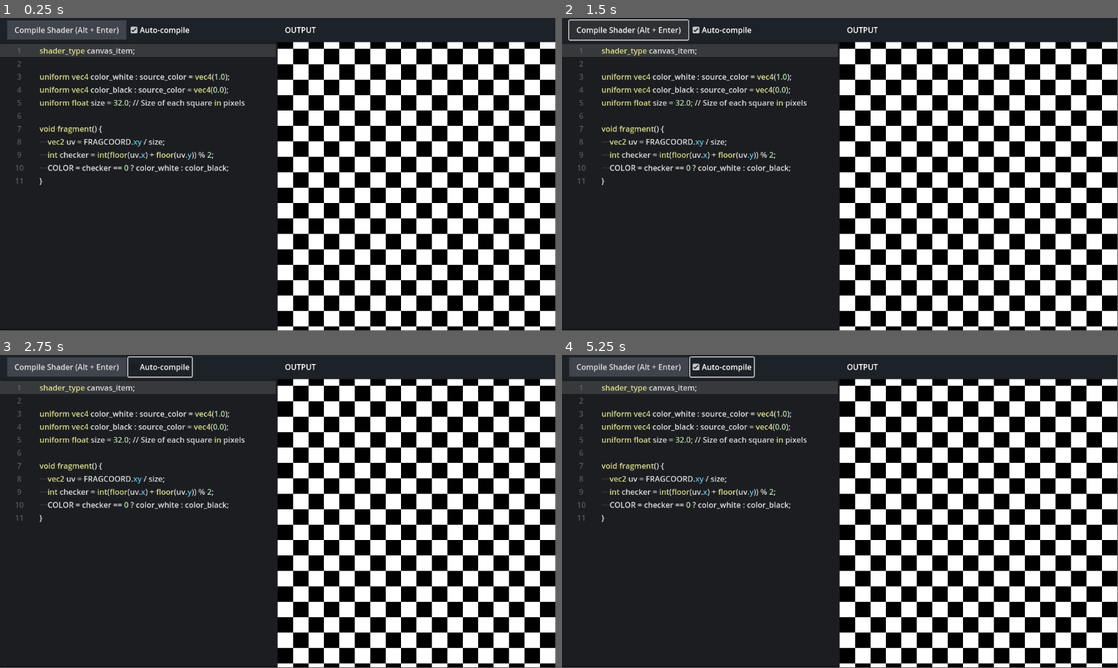
Above: before the commit, frames 1-4 (two rows, left to right).
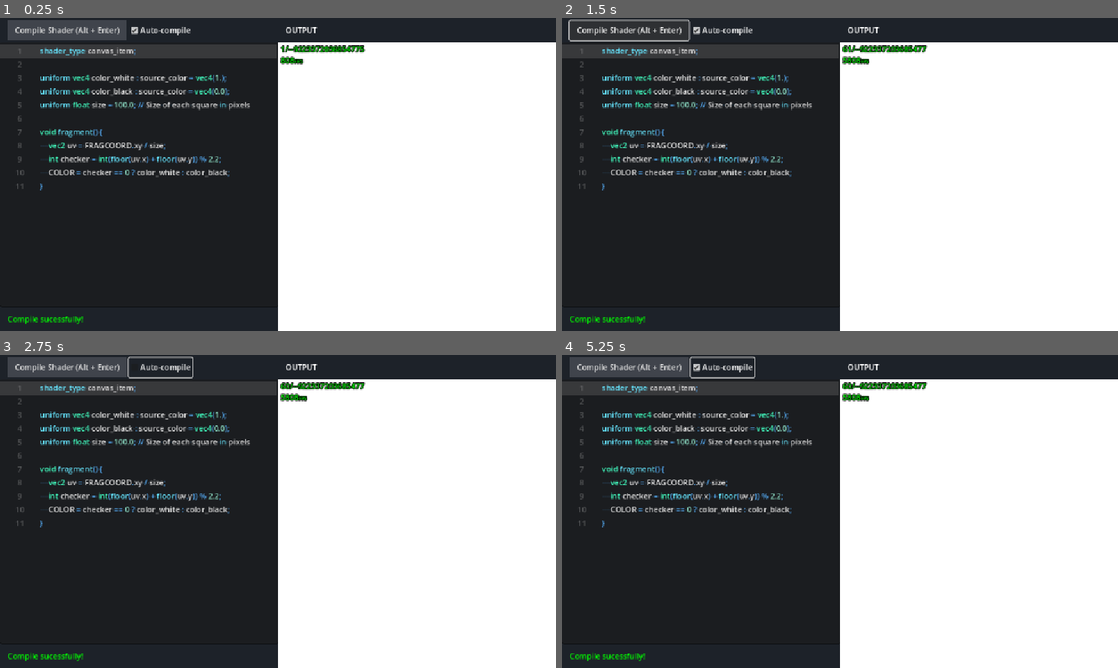
Above: after the commit, the same moments.

Repository: VitSoonYoung/godot-web-shader-editor
Game: Godot game, scene res://control.tscn
Same seed, same stepped clock (60 frames per second), same inputs: the game is played once before the commit and once after it.
Inputs:
- Up to frame 1 (0.25 s): no input
- Up to frame 2 (1.5 s): click "Compile Shader (Alt + Enter)" at 0.5 s; click "Compile Shader (Alt + Enter)" at 1.25 s
- Up to frame 3 (2.75 s): click "Auto-compile" at 2 s
- Up to frame 4 (5.25 s): click "Auto-compile" at 2.75 s; click "Compile Shader (Alt + Enter)" at 3.5 s; click "Auto-compile" at 4.25 s; tap Enter at 5 s
In our replay, the window is 799x449 before the commit and 800x450 after it. These sizes can differ from the game's own. Grey fills any space a smaller window leaves; there, only what the larger window draws over its background counts as a difference.

The runs differ from the first frame. In frame 1, 29% of the frame differs, in the area x 0-100%, y 0-100%; in frame 2, 30%; in frame 3, 30%; in frame 4, 30%.

Commit message:
Add compilation error message, FPS, update syntax colors

Diff:
--- /dev/null
+++ b/Modules/FPS Counter/fps_counter.gd
@@ -0,0 +1,25 @@
+extends RichTextLabel
+
+const UPDATE_INTERVAL: float = 0.1
+const THRESHOLD_WARNING: float = 0.8 # Ratio of target FPS
+const THRESHOLD_DANGER: float = 0.3
+
+var time_passed: float = 0.0
+var fps: float = 0.
+
+
+func _process(delta: float) -> void:
+	time_passed += delta
+
+	if time_passed >= UPDATE_INTERVAL:
+		fps = Engine.get_frames_per_second()
+		text = "%d/%d[font_size=10]FPS[/font_size]" % [fps, DisplayServer.screen_get_refresh_rate()]
+
+		if fps < THRESHOLD_DANGER * DisplayServer.screen_get_refresh_rate():
+			self_modulate = Color.RED
+		elif fps < THRESHOLD_WARNING * DisplayServer.screen_get_refresh_rate():
+			self_modulate = Color.YELLOW
+		else:
+			self_modulate = Color.GREEN
+
+		time_passed = 0.0
--- /dev/null
+++ b/Modules/FPS Counter/fps_counter.tscn
@@ -0,0 +1,14 @@
+[gd_scene load_steps=2 format=3 uid="uid://c7cqs1wtd6h8i"]
+
+[ext_resource type="Script" uid="uid://c63uvy463k16" path="res://Modules/FPS Counter/fps_counter.gd" id="1_ejy7n"]
+
+[node name="Label" type="RichTextLabel"]
+anchors_preset = 15
+anchor_right = 1.0
+anchor_bottom = 1.0
+grow_horizontal = 2
+grow_vertical = 2
+theme_override_constants/outline_size = 6
+bbcode_enabled = true
+text = "? FPS"
+script = ExtResource("1_ejy7n")
--- a/control.gd
+++ b/control.gd
@@ -1,22 +1,57 @@
 extends Control
+
+const GODOT_LOG_PATH := "user://logs/godot.log"
+const MESSAGE_FINISHED_COMPILING := "Compile sucessfully!"
+const MESSAGE_SHADER_ERROR := "SHADER ERROR: "
+const MESSAGE_LINE_HEIGHT := 23.0 # 1 message line height
+const MESSAGE_MAX_LINE := 10 # Show message up to X lines
+
+enum MessageType {
+	INFO,
+	SUCCESS,
+	WARNING,
+	DANGER,
+}
+
+const messageTypeToColor: Dictionary[MessageType, String] = { # BBCode Color name
+	MessageType.INFO: "gray",
+	MessageType.SUCCESS: "green",
+	MessageType.WARNING: "yellow",
+	MessageType.DANGER: "red",
+}
 
 @onready var canvas_item_shader_view: ColorRect = %CanvasItemShaderView
 @onready var check_box_auto_compile: CheckBox = %CheckBoxAutoCompile
 @onready var code_edit: CodeEdit = %CodeEdit
+@onready var label_message: RichTextLabel = %LabelMessage
 @onready var shader_material := canvas_item_shader_view.material as ShaderMaterial
 @onready var shader := shader_material.shader
 
+@export var typing_color: Color
+@export var symbol_color: Color
+@export var function_color: Color
+@export var member_variable_color: Color
+@export var number_color: Color
+
+var timer_log: Timer = Timer.new()
 var syntax_highlighter := CodeHighlighter.new()
+var log_file: FileAccess
+var regex_find_shader_error_line := RegEx.new()
+var current_error_line: int = 0
 
 func _ready() -> void:
 	highlight_shader_code()
 	code_edit.text = shader.code
+	regex_find_shader_error_line.compile("E\\s+(\\d+)->")
+	check_compile_error()
+
 
 func compile():
 	shader = Shader.new()
 	shader.code = code_edit.text
 	shader_material.shader = shader
-	print("Finished Compiling")
+	check_compile_error()
+	print(MESSAGE_FINISHED_COMPILING) # Use as a marker in Godot Logs to check compilation error
 
 func _unhandled_input(event: InputEvent) -> void:
 	if event.is_action_pressed("compile"):
@@ -30,10 +65,10 @@
 		compile()
 
 func highlight_shader_code():
-	syntax_highlighter.symbol_color = Color(0.851, 0.851, 0.851)
-	syntax_highlighter.function_color = Color(0.863, 0.863, 0.549)
-	syntax_highlighter.member_variable_color = Color(0.376, 0.749, 0.871)
-	syntax_highlighter.number_color = Color(0.710, 0.867, 0.678)
+	syntax_highlighter.symbol_color = symbol_color
+	syntax_highlighter.function_color = function_color
+	syntax_highlighter.member_variable_color = member_variable_color
+	syntax_highlighter.number_color = number_color
 
 	var control_keywords = ["if", "else", "for", "while", "do", "return", "break", "continue", "discard"]
 	var type_keywords = ["void", "bool", "int", "float", "vec2", "vec3", "vec4", "mat2", "mat3", "mat4", "sampler2D", "samplerCube"]
@@ -41,15 +76,74 @@
 	var builtin_functions = ["texture", "mix", "dot", "cross", "normalize", "length", "distance", "reflect", "sin", "cos", "tan", "abs", "min", "max", "clamp", "step", "smoothstep"]
 
 	for keyword in control_keywords:
-		syntax_highlighter.add_keyword_color(keyword, Color(0.302, 0.678, 0.678))
+		syntax_highlighter.add_keyword_color(keyword, function_color)
 
 	for keyword in type_keywords:
-		syntax_highlighter.add_keyword_color(keyword, Color(0.863, 0.863, 0.549))
+		syntax_highlighter.add_keyword_color(keyword, typing_color)
 
 	for keyword in shader_keywords:
-		syntax_highlighter.add_keyword_color(keyword, Color(0.863, 0.863, 0.549))
+		syntax_highlighter.add_keyword_color(keyword, function_color)
 
 	for keyword in builtin_functions:
-		syntax_highlighter.add_keyword_color(keyword, Color(0.863, 0.863, 0.549))
+		syntax_highlighter.add_keyword_color(keyword, function_color)
 
 	code_edit.syntax_highlighter = syntax_highlighter
+
+
+func get_shader_logs() -> PackedStringArray:
+	if not log_file:
+		log_file = FileAccess.open(GODOT_LOG_PATH, FileAccess.READ)
+
+		if log_file == null:
+			print("get_shader_logs() ", GODOT_LOG_PATH, " is not readable")
+			return []
+
+
+	var lines: PackedStringArray = log_file.get_as_text().split("\n")
+
+	#var max_line_count: int = code_edit.text.count("\n") + 10
+	#lines = lines.slice(max(lines.size() - max_line_count, 0), lines.size() - 1)
+	return lines
+
+func set_message(message: String, message_type: MessageType = MessageType.INFO):
+	label_message.text = "[color=%s]%s[/color]" % [messageTypeToColor[message_type], message]
+
+	# Auto scroll to bottom and sizing
+	var lines: PackedStringArray = message.split("\n")
+	label_message.scroll_to_line(lines.size() - 1)
+	label_message.custom_minimum_size.y = MESSAGE_LINE_HEIGHT * clamp(lines.size(), 2, MESSAGE_MAX_LINE)
+
+
+func check_compile_error():
+	# Reset error
+	if current_error_line != null:
+		print("current_error_line", current_error_line)
+		code_edit.set_line_background_color(current_error_line, Color(0, 0, 0, 0))
+		current_error_line = -1
+
+	# Find error line number and compilation error message
+	var lines: PackedStringArray = get_shader_logs()
+
+	for line_i: int in range(lines.size() -1, 0, -1):
+		var line: String = lines[line_i]
+		print(line_i, " ", line)
+
+		if line == MESSAGE_FINISHED_COMPILING:
+			print("No compilation error")
+			break
+
+		if line.contains(MESSAGE_SHADER_ERROR):
+			set_message(line.replace(MESSAGE_SHADER_ERROR, ""), MessageType.DANGER)
+
+		var result = regex_find_shader_error_line.search(line)
+
+		if result:
+			current_error_line = result.get_string(1).to_int() - 1
+			code_edit.set_line_background_color(current_error_line, Color(1, 0.5, 0.5, 0.5))  # light red
+			#print("Found error line ", current_error_line)
+			break
+
+	if current_error_line == -1:
+		set_message(MESSAGE_FINISHED_COMPILING, MessageType.SUCCESS)
+
+	print("check_compile_error() Finished checking")
--- a/control.gdshader
+++ b/control.gdshader
@@ -1,11 +1,11 @@
 shader_type canvas_item;
 
-uniform vec4 color_white : source_color = vec4(1.0);
+uniform vec4 color_white : source_color = vec4(1.);
 uniform vec4 color_black : source_color = vec4(0.0);
-uniform float size = 32.0; // Size of each square in pixels
+uniform float size = 100.0; // Size of each square in pixels
 
 void fragment() {
     vec2 uv = FRAGCOORD.xy / size;
-    int checker = int(floor(uv.x) + floor(uv.y)) % 2;
+    int checker = int(floor(uv.x) + floor(uv.y)) % 2.2;
     COLOR = checker == 0 ? color_white : color_black;
 }
--- a/control.tscn
+++ b/control.tscn
@@ -1,7 +1,8 @@
-[gd_scene load_steps=6 format=3 uid="uid://c0u00gg8icfs1"]
+[gd_scene load_steps=7 format=3 uid="uid://c0u00gg8icfs1"]
 
 [ext_resource type="Script" uid="uid://k5d6cdd4w8ya" path="res://control.gd" id="1_62e2m"]
 [ext_resource type="Shader" uid="uid://cvmr5vt6mkflq" path="res://control.gdshader" id="2_ee4bf"]
+[ext_resource type="PackedScene" uid="uid://c7cqs1wtd6h8i" path="res://Modules/FPS Counter/fps_counter.tscn" id="3_qtu10"]
 
 [sub_resource type="StyleBoxFlat" id="StyleBoxFlat_qtu10"]
 content_margin_left = 15.0
@@ -12,9 +13,6 @@
 
 [sub_resource type="ShaderMaterial" id="ShaderMaterial_kbped"]
 shader = ExtResource("2_ee4bf")
-shader_parameter/color_white = Color(1, 1, 1, 1)
-shader_parameter/color_black = Color(0, 0, 0, 0)
-shader_parameter/size = 32.0
 
 [node name="Control" type="Control"]
 layout_mode = 3
@@ -24,6 +22,11 @@
 grow_horizontal = 2
 grow_vertical = 2
 script = ExtResource("1_62e2m")
+typing_color = Color(0.258824, 1, 0.760784, 1)
+symbol_color = Color(0.341176, 0.698039, 1, 1)
+function_color = Color(0.4, 0.901961, 1, 1)
+member_variable_color = Color(0.803922, 0.811765, 0.823529, 1)
+number_color = Color(0.564706, 0.890196, 0.788235, 1)
 
 [node name="Background" type="ColorRect" parent="."]
 layout_mode = 1
@@ -87,6 +90,7 @@
     COLOR = checker == 0 ? color_white : color_black;
 }"
 placeholder_text = "Enter shader code..."
+scroll_smooth = true
 caret_blink = true
 syntax_highlighter = SubResource("SyntaxHighlighter_62e2m")
 highlight_all_occurrences = true
@@ -96,6 +100,22 @@
 gutters_draw_executing_lines = true
 gutters_draw_line_numbers = true
 gutters_draw_fold_gutter = true
+
+[node name="MarginContainer2" type="MarginContainer" parent="HBoxContainer/Control3"]
+custom_minimum_size = Vector2(50, 50)
+layout_mode = 2
+theme_override_constants/margin_left = 15
+theme_override_constants/margin_right = 15
+
+[node name="LabelMessage" type="RichTextLabel" parent="HBoxContainer/Control3/MarginContainer2"]
+unique_name_in_owner = true
+custom_minimum_size = Vector2(0, 23)
+layout_mode = 2
+focus_mode = 2
+bbcode_enabled = true
+text = "[color=red]Error: Hehe honi[/color]"
+vertical_alignment = 1
+selection_enabled = true
 
 [node name="Control2" type="VBoxContainer" parent="HBoxContainer"]
 layout_mode = 2
@@ -141,6 +161,20 @@
 size_flags_horizontal = 3
 size_flags_vertical = 3
 
+[node name="Label" parent="HBoxContainer/Control2/Control" instance=ExtResource("3_qtu10")]
+layout_mode = 1
+anchors_preset = -1
+anchor_left = 0.00868056
+anchor_top = 0.00334448
+anchor_right = 0.322917
+anchor_bottom = 0.041806
+grow_horizontal = 1
+grow_vertical = 1
+mouse_filter = 2
+fit_content = true
+metadata/_edit_use_anchors_ = true
+metadata/_edit_pinned_properties_ = [&"mouse_filter"]
+
 [connection signal="pressed" from="HBoxContainer/Control3/MarginContainer/HBoxContainer/Button" to="." method="_on_button_pressed"]
 [connection signal="toggled" from="HBoxContainer/Control3/MarginContainer/HBoxContainer/CheckBoxAutoCompile" to="." method="_on_check_box_toggled"]
 [connection signal="text_changed" from="HBoxContainer/Control3/CodeEdit" to="." method="_on_code_edit_text_changed"]
--- a/project.godot
+++ b/project.godot
@@ -10,10 +10,19 @@
 
 [application]
 
-config/name="godot-web-shader"
+config/name="godot-web-shader-editor"
 run/main_scene="uid://c0u00gg8icfs1"
 config/features=PackedStringArray("4.4", "GL Compatibility")
 config/icon="res://icon.svg"
+
+[debug]
+
+file_logging/enable_file_logging=true
+
+[display]
+
+window/stretch/mode="canvas_items"
+window/stretch/aspect="expand"
 
 [input]
 
Not shown, added: Modules/FPS Counter/fps_counter.gd.uid
